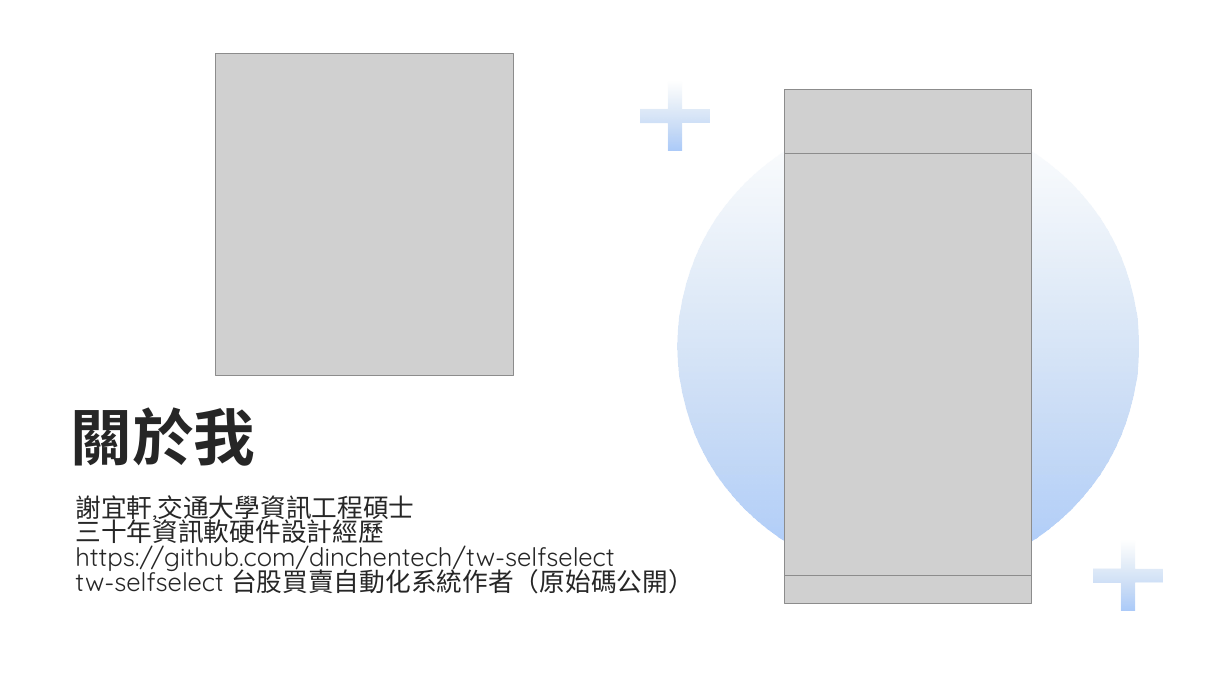
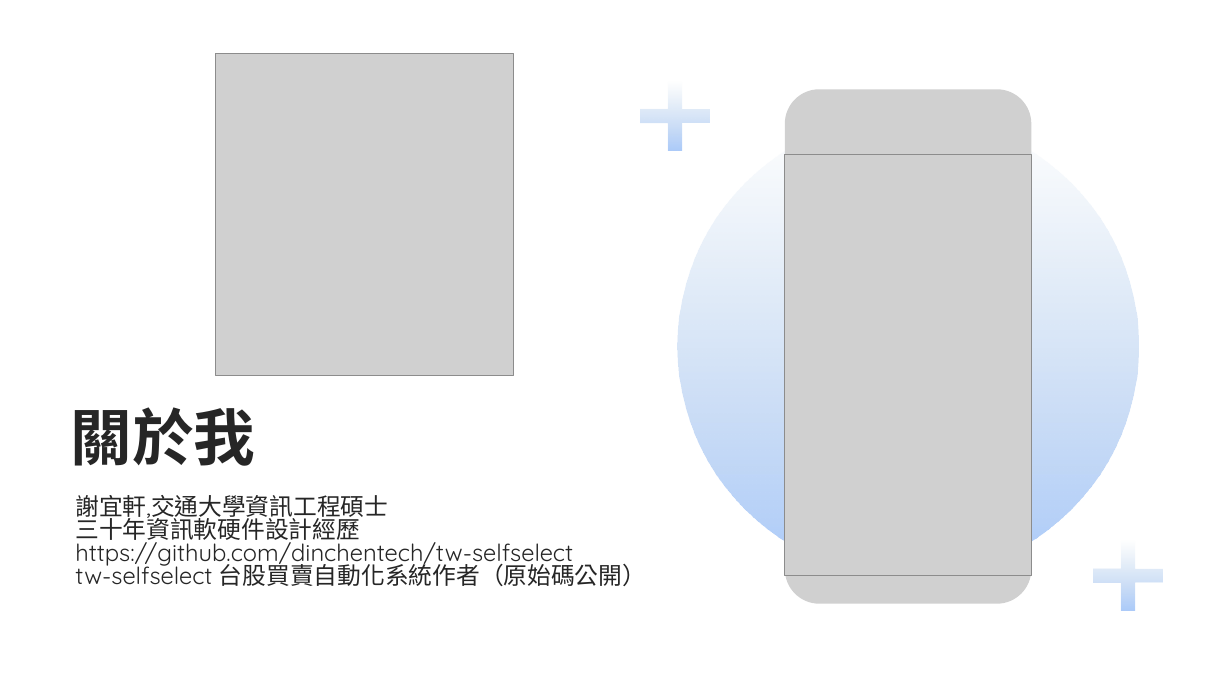
Before and after one commit to dinchentech/tw-selfselect, a slide deck: slide 3 of plans/ppt/TW-SELFSELECT台股買賣自動化系統-W1-講稿版.pptx. Drawn at 1232x693 pixels with LibreOffice and Linux fonts; fonts in the diff are those of the drawing; grey boxes stand for pictures; background and template pictures are left out. Boxes give left, top, right and bottom in pixels: in the first picture for what was removed or moved away, otherwise in the second. Text is boxed around its words. In the diff, an @@ line names an element or a change of style, - is before the commit and + after.

```diff
--- a/plans/ppt/TW-SELFSELECT台股買賣自動化系統-W1-講稿版.pptx
+++ b/plans/ppt/TW-SELFSELECT台股買賣自動化系統-W1-講稿版.pptx
@@ ellipse at (677,116,1139,578): fill gradient #B4CCE7 to #ACCBF9 to gradient #B3CCE7 to #ACCBF9 @@
@@ picture at (785,90,1031,604): outline redrawn @@
@@ text "謝宜軒,交通大學資訊工程碩士 三十年資訊軟硬件設計經歷 https://github.com/dinchentech/t ..." at (75,495,646,586): size 20 to 18.5 pt @@
```
Also in this commit, not shown: 16 other slides changed, 9 other files.
